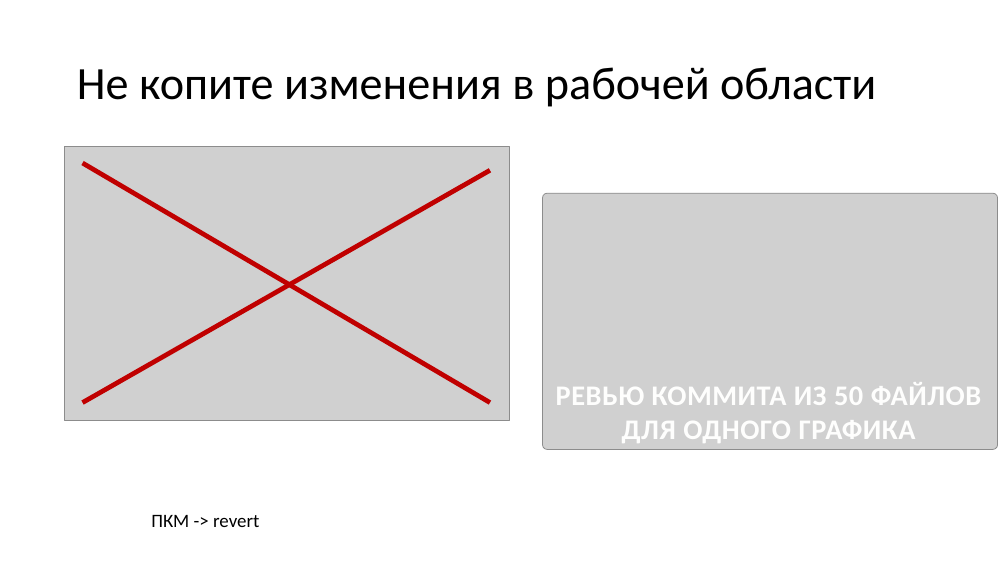
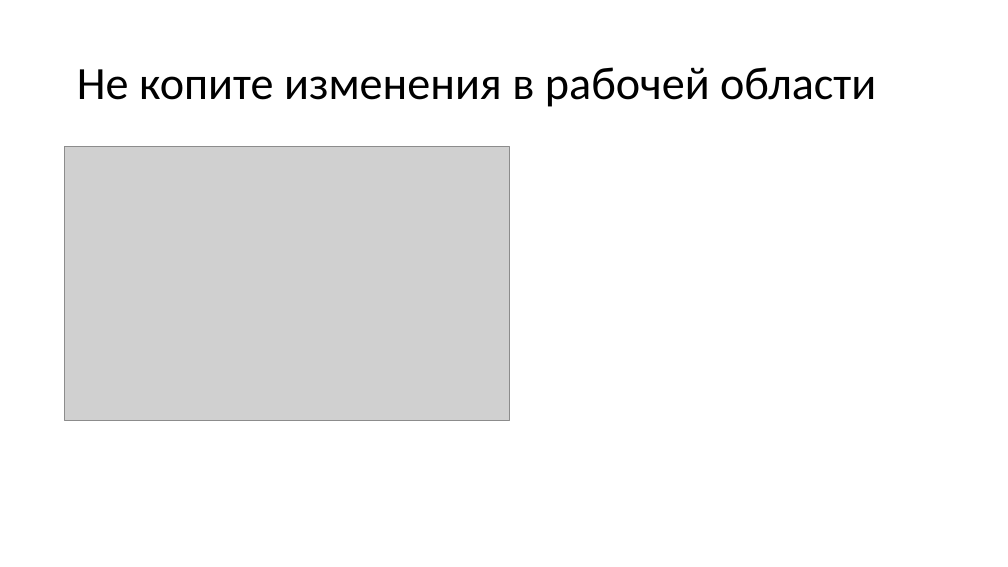
Before and after one commit to yoursdearboy/git-101, a slide deck: slide 60 of slides.pptx (slide 42 before the commit). Drawn at 1008x567 pixels with LibreOffice and Linux fonts; fonts in the diff are those of the drawing; grey boxes stand for pictures. Boxes give left, top, right and bottom in pixels: in the first picture for what was removed or moved away, otherwise in the second. Text is boxed around its words. In the diff, an @@ line names an element or a change of style, - is before the commit and + after.

```diff
--- a/slides.pptx
+++ b/slides.pptx
@@ line removed from (82, 163) to (490, 403) @@
@@ line removed from (82, 403) to (490, 170) @@
@@ picture removed at (543, 194, 998, 450) @@
@@ text removed at (556, 382, 981, 443) @@
-РЕВЬЮ КОММИТА ИЗ 50 ФАЙЛОВ
-ДЛЯ ОДНОГО ГРАФИКА
@@ text removed at (151, 515, 259, 527) @@
-ПКМ -> revert
```
Also in this commit, not shown: 36 other slides changed, 20 slides added, 11 slides removed, 2 other files.
